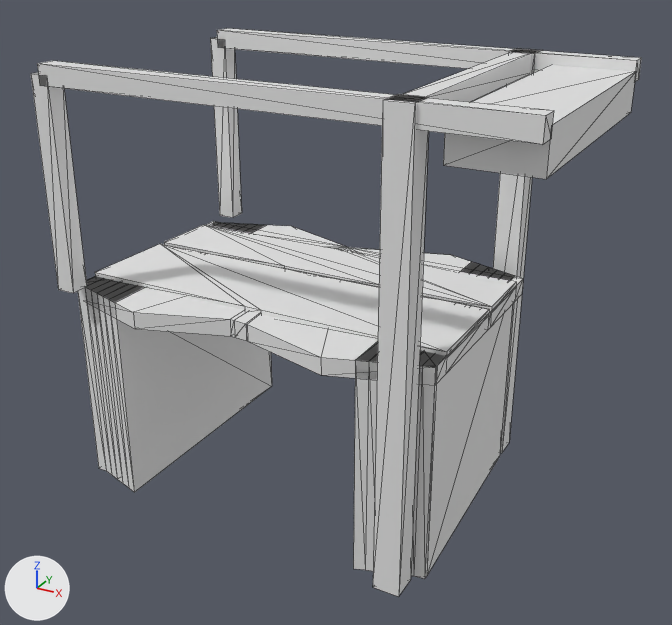
Renders of the glTF model models/geervliet/geervliet-brug-71aec990/geervliet-brug-71aec990.glb from each side of a commit.
Before and after are seen from a camera (50 mm lens) standing at (21.2, -35.2, 16.5) and looking at (2.0, -0.5, -0.9). Arrows for +X, +Y and +Z are at lower left; the lights stay in place. The first picture is the older version. Mesh edges are drawn as thin lines.

The first picture shows 'building:balans', 'building:balans 2', 'building:contragewicht', 'building:hamei', 'building:hamei 2', 'building:hangstang', 'building:hangstang 2', 'building:portaal', 'road:dek', 'road:fietspad', 'road:landhoofd (aangenomen)', 'road:landhoofd (aangenomen) 2', 'road:rijbaan lokale weg'.
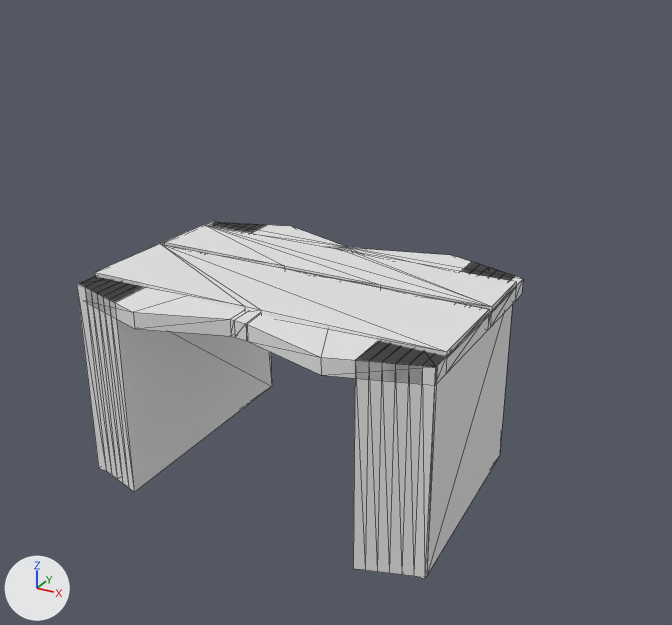
The change, as a diff of the scene's bpy script:
```diff
--- a/models/geervliet/geervliet-brug-71aec990/geervliet-brug-71aec990.glb.py
+++ b/models/geervliet/geervliet-brug-71aec990/geervliet-brug-71aec990.glb.py
@@ ob_building_hamei @@
-ob_building_hamei = bpy.data.objects.new('building:hamei', me_hamei)
-ob_building_hamei.location = (0.0, 0.0, 0.0)
@@ ob_building_hamei_2 @@
-ob_building_hamei_2 = bpy.data.objects.new('building:hamei 2', me_hamei_2)
-ob_building_hamei_2.location = (0.0, 0.0, 0.0)
@@ ob_building_portaal @@
-ob_building_portaal = bpy.data.objects.new('building:portaal', me_portaal)
-ob_building_portaal.location = (0.0, 0.0, 0.0)
@@ ob_building_balans @@
-ob_building_balans = bpy.data.objects.new('building:balans', me_balans)
-ob_building_balans.location = (0.0, 0.0, 0.0)
@@ ob_building_hangstang @@
-ob_building_hangstang = bpy.data.objects.new('building:hangstang', me_hangstang)
-ob_building_hangstang.location = (0.0, 0.0, 0.0)
@@ ob_building_balans_2 @@
-ob_building_balans_2 = bpy.data.objects.new('building:balans 2', me_balans_2)
-ob_building_balans_2.location = (0.0, 0.0, 0.0)
@@ ob_building_hangstang_2 @@
-ob_building_hangstang_2 = bpy.data.objects.new('building:hangstang 2', me_hangstang_2)
-ob_building_hangstang_2.location = (0.0, 0.0, 0.0)
@@ ob_building_contragewicht @@
-ob_building_contragewicht = bpy.data.objects.new('building:contragewicht', me_contragewicht)
-ob_building_contragewicht.location = (0.0, 0.0, 0.0)
```

Boxes [x1, y1, x2, y2] around the edits, measured in the pictures (672 x 625 px):
'building:hamei 2', deleted
    before: [373, 94, 430, 597]
'building:balans 2', deleted
    before: [37, 61, 554, 144]
'building:contragewicht', deleted
    before: [443, 65, 636, 179]
'building:balans', deleted
    before: [217, 28, 641, 82]
'building:hangstang 2', deleted
    before: [31, 72, 87, 293]
'building:hamei', deleted
    before: [493, 48, 543, 453]
'building:hangstang', deleted
    before: [210, 37, 242, 218]
'building:portaal', deleted
    before: [398, 50, 534, 102]
